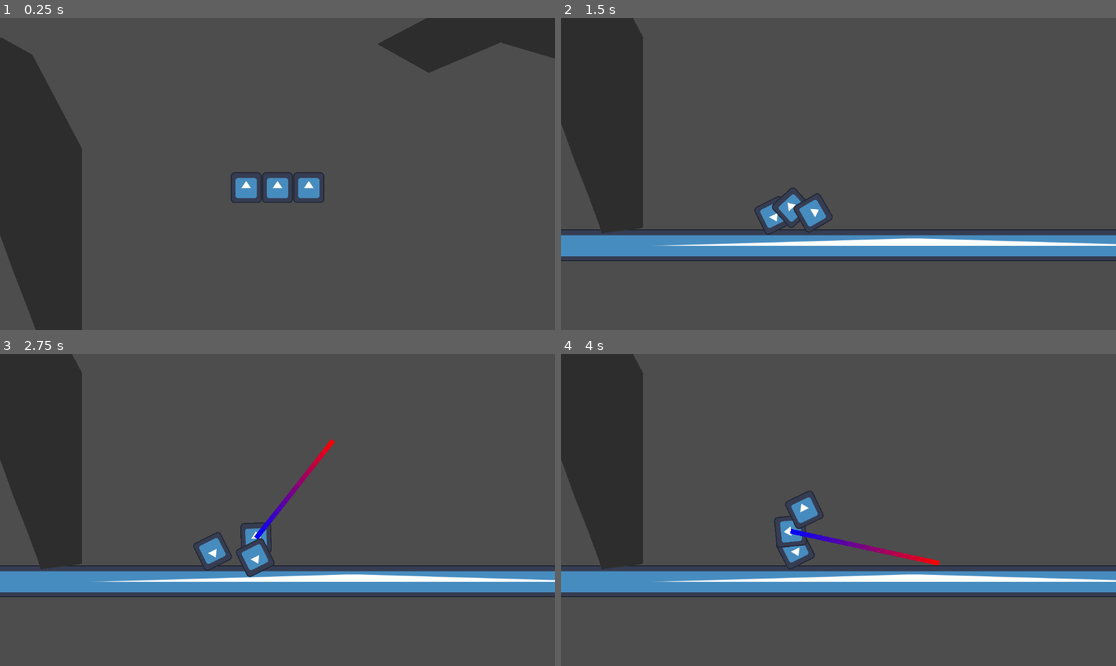
Above: before the commit, frames 1-4 (two rows, left to right).
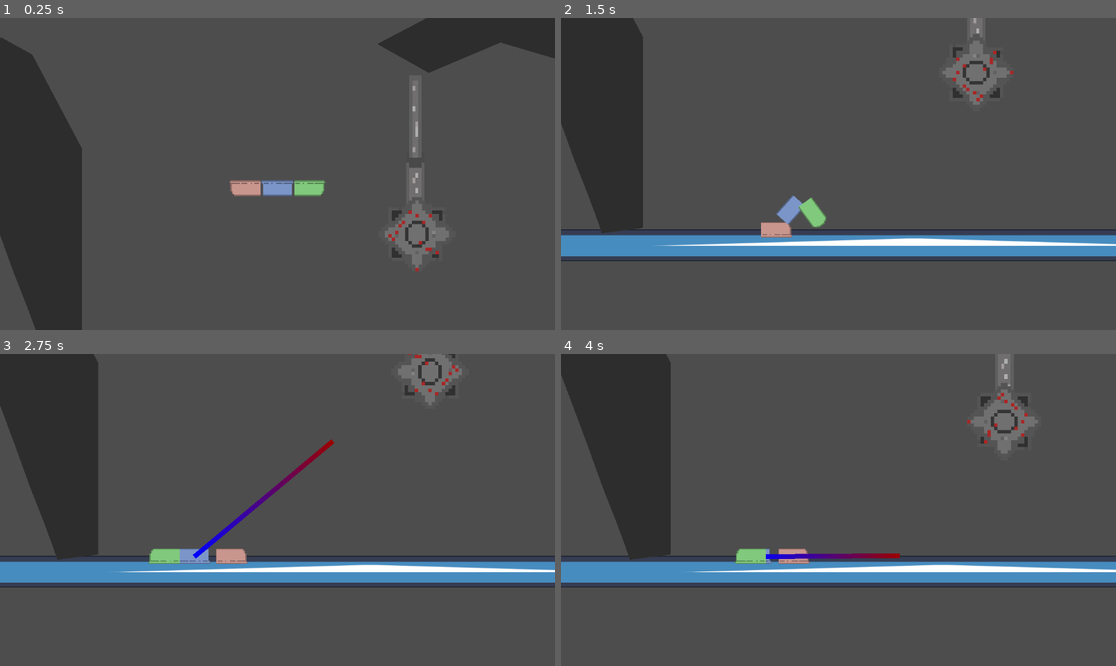
Above: after the commit, the same moments.

Repository: sudo-m3z1m/MarmaladeSurvivor
Game: Godot game, scene res://prefabs/test_scene.tscn
The game is run twice, just before and just after one commit, with the same random seed, the same clock (stepped at 60 frames per second) and the same inputs. The engine's default icon, where the game draws it, is replaced by a stand-in: a white triangle on a blue panel in a dark square. Sound files missing from this copy of the repository are replaced by a short silence.
Inputs (mouse positions are in pixels of both pictures, inside the frame that each line leads up to):
- Up to frame 1 (0.25 s): no input
- Up to frame 2 (1.5 s): move the mouse to (960, 158) at 0.52 s; press the mouse at (960, 158) at 0.53 s; hold D (Right) 0.53-1.28 s; move the mouse to (727, 189) at 1.27 s; release the mouse at (727, 189) at 1.28 s; hold A (Left) from 1.28 s (still down); click (727, 189) at 1.35 s
- Up to frame 3 (2.75 s): move the mouse to (333, 441) at 2.02 s; release A (Left) at 2.03 s; press the mouse at (333, 441) at 2.03 s; hold D (Right) from 2.03 s (still down)
- Up to frame 4 (4 s): move the mouse to (810, 572) at 2.77 s; release the mouse at (810, 572) at 2.78 s; click (810, 572) at 2.85 s; move the mouse to (1005, 556) at 3.52 s; release D (Right) at 3.53 s; press the mouse at (1005, 556) at 3.53 s; hold A (Left) from 3.53 s (still down)

The runs differ from the first frame. In frame 1, 2.9% of the frame differs, in the area x 41-81%, y 20-82%; in frame 2, 2.4%; in frame 3, 15%; in frame 4, 17%, in the area x 0-100%, y 0-78%.

Commit message:
Added marmalade segments state machine, added control of player. Added circular saw and added some sounds.

Diff:
--- /dev/null
+++ b/default_bus_layout.tres
@@ -0,0 +1,15 @@
+[gd_resource type="AudioBusLayout" format=3 uid="uid://c0oql8wxgxxln"]
+
+[resource]
+bus/1/name = &"SFX"
+bus/1/solo = false
+bus/1/mute = false
+bus/1/bypass_fx = false
+bus/1/volume_db = 0.0
+bus/1/send = &"Master"
+bus/2/name = &"Music"
+bus/2/solo = false
+bus/2/mute = false
+bus/2/bypass_fx = false
+bus/2/volume_db = 0.0
+bus/2/send = &"Master"
--- a/prefabs/SegmentsStates/falling.gd
+++ b/prefabs/SegmentsStates/falling.gd
@@ -8,11 +8,13 @@
 	target.freeze = false
 	raycasts_array = target.raycasts_array
 
+	target.audio_player.play()
 	target.set_raycasts_enabled(false)
 	target.raycast_timer.start()
 
 func _update(delta: float) -> void:
 	for raycast in raycasts_array:
 		if raycast.is_colliding():
-			target.rotation = raycast.get_collision_normal().angle() - 90
+			target.rotation = raycast.get_collision_normal().angle() - PI/2
 			target.segments_state_machine.change_state(target.segments_state_machine.STATES.IDLE)
+			target.global_position = raycast.get_collision_point()
--- a/prefabs/SegmentsStates/idle.gd
+++ b/prefabs/SegmentsStates/idle.gd
@@ -4,6 +4,7 @@
 	animation = "Idle"
 	target_sprite.animation = animation
 	target.freeze = true
+	target.audio_player.play()
 
 func _update(delta: float) -> void:
 	return
--- a/prefabs/marmelade_segment.gd
+++ b/prefabs/marmelade_segment.gd
@@ -2,9 +2,15 @@
 
 class_name MarmeladeSegment
 
+@export_color_no_alpha var marmelade_color: Color
+
 @onready var raycasts_array: Array[RayCast2D] = [$RayCast, $RayCast2]
 @onready var segments_state_machine: SegmentStateMachine = $StateMachine
 @onready var raycast_timer: Timer = $RaycastTimer
+@onready var audio_player: AudioStreamPlayer = $AudioStreamPlayer
+
+func _ready() -> void:
+	modulate = marmelade_color
 
 func raycast_timer_timeout() -> void:
 	set_raycasts_enabled(true)
--- a/prefabs/marmelade_segment.tscn
+++ b/prefabs/marmelade_segment.tscn
@@ -1,40 +1,52 @@
-[gd_scene load_steps=6 format=3 uid="uid://d3mb57w65turn"]
+[gd_scene load_steps=13 format=3 uid="uid://d3mb57w65turn"]
 
 [ext_resource type="Script" path="res://prefabs/marmelade_segment.gd" id="1_dwth4"]
-[ext_resource type="Texture2D" uid="uid://djajhv1xyo0ym" path="res://icon.svg" id="1_gi6m4"]
+[ext_resource type="AudioStream" uid="uid://dxkvgmrtqxjhe" path="res://audio/cartoon-splat-6086.mp3" id="3_7s8gy"]
 [ext_resource type="Script" path="res://prefabs/SegmentsStates/segment_state_machine.gd" id="3_f17m7"]
-
-[sub_resource type="SpriteFrames" id="SpriteFrames_krc6k"]
-animations = [{
-"frames": [{
-"duration": 1.0,
-"texture": ExtResource("1_gi6m4")
-}],
-"loop": true,
-"name": &"Falling",
-"speed": 5.0
-}, {
-"frames": [{
-"duration": 1.0,
-"texture": ExtResource("1_gi6m4")
-}],
-"loop": true,
-"name": &"Idle",
-"speed": 5.0
-}]
+[ext_resource type="AudioStream" uid="uid://bgxvemepjqwup" path="res://audio/slimejump-6913.mp3" id="4_dsmfp"]
+[ext_resource type="AudioStream" uid="uid://cn1ecmau3n0xt" path="res://audio/slimejump.mp3" id="5_a2gf7"]
+[ext_resource type="AudioStream" uid="uid://dufohiw86x6uo" path="res://audio/slime_five.wav" id="6_pljxd"]
+[ext_resource type="AudioStream" uid="uid://dv0sxgyu0ad10" path="res://audio/slime_four.wav" id="7_5woqi"]
+[ext_resource type="AudioStream" uid="uid://51nw7musnh5n" path="res://audio/slime_one.wav" id="8_ftle0"]
+[ext_resource type="AudioStream" uid="uid://sadrigjmyviy" path="res://audio/slime_three.wav" id="9_f88ks"]
+[ext_resource type="AudioStream" uid="uid://dpkh0n6isye1j" path="res://audio/slime_two.wav" id="10_jp7lr"]
 
 [sub_resource type="CircleShape2D" id="CircleShape2D_cbexq"]
 radius = 40.4475
+
+[sub_resource type="AudioStreamRandomizer" id="AudioStreamRandomizer_1kplh"]
+playback_mode = 1
+random_pitch = 1.1
+random_volume_offset_db = 2.0
+streams_count = 8
+stream_0/stream = ExtResource("3_7s8gy")
+stream_0/weight = 1.0
+stream_1/stream = ExtResource("4_dsmfp")
+stream_1/weight = 1.0
+stream_2/stream = ExtResource("5_a2gf7")
+stream_2/weight = 1.0
+stream_3/stream = ExtResource("6_pljxd")
+stream_3/weight = 1.0
+stream_4/stream = ExtResource("7_5woqi")
+stream_4/weight = 1.0
+stream_5/stream = ExtResource("8_ftle0")
+stream_5/weight = 1.0
+stream_6/stream = ExtResource("9_f88ks")
+stream_6/weight = 1.0
+stream_7/stream = ExtResource("10_jp7lr")
+stream_7/weight = 1.0
 
 [node name="MarmeladeSegment" type="RigidBody2D"]
 max_contacts_reported = 5
 contact_monitor = true
 script = ExtResource("1_dwth4")
+marmelade_color = Color(1, 1, 1, 1)
 
 [node name="Sprite2D" type="AnimatedSprite2D" parent="."]
+texture_filter = 1
 scale = Vector2(0.5, 0.5)
-sprite_frames = SubResource("SpriteFrames_krc6k")
-animation = &"Idle"
+animation = &""
+flip_v = true
 
 [node name="CollisionShape2D" type="CollisionShape2D" parent="."]
 rotation = 1.5708
@@ -62,4 +74,8 @@
 [node name="RaycastTimer" type="Timer" parent="."]
 wait_time = 0.1
 
+[node name="AudioStreamPlayer" type="AudioStreamPlayer" parent="."]
+stream = SubResource("AudioStreamRandomizer_1kplh")
+bus = &"SFX"
+
 [connection signal="timeout" from="RaycastTimer" to="." method="raycast_timer_timeout"]
--- a/prefabs/playable_segment.tscn
+++ b/prefabs/playable_segment.tscn
@@ -1,7 +1,28 @@
-[gd_scene load_steps=4 format=3 uid="uid://f13bdx3k4gmk"]
+[gd_scene load_steps=7 format=3 uid="uid://f13bdx3k4gmk"]
 
 [ext_resource type="PackedScene" uid="uid://d3mb57w65turn" path="res://prefabs/marmelade_segment.tscn" id="1_1khgk"]
 [ext_resource type="Script" path="res://prefabs/player.gd" id="2_q53dr"]
+[ext_resource type="Texture2D" uid="uid://tcgxs1hfyty3" path="res://sprites/middle_part_falling.png" id="3_7141e"]
+[ext_resource type="Texture2D" uid="uid://cuxsjmakosa5e" path="res://sprites/middle_part_idle.png" id="4_1mphg"]
+
+[sub_resource type="SpriteFrames" id="SpriteFrames_ctda2"]
+animations = [{
+"frames": [{
+"duration": 1.0,
+"texture": ExtResource("3_7141e")
+}],
+"loop": true,
+"name": &"Falling",
+"speed": 5.0
+}, {
+"frames": [{
+"duration": 1.0,
+"texture": ExtResource("4_1mphg")
+}],
+"loop": true,
+"name": &"Idle",
+"speed": 5.0
+}]
 
 [sub_resource type="Gradient" id="Gradient_6cx58"]
 offsets = PackedFloat32Array(0, 0.513333, 1)
@@ -13,6 +34,11 @@
 default_force = 350.0
 rotate_force = 100000.0
 joint_segments = []
+
+[node name="Sprite2D" parent="." index="0"]
+scale = Vector2(2.5, 2.5)
+sprite_frames = SubResource("SpriteFrames_ctda2")
+animation = &"Idle"
 
 [node name="Camera2D" type="Camera2D" parent="." index="5"]
 drag_horizontal_enabled = true
--- a/prefabs/player.tscn
+++ b/prefabs/player.tscn
@@ -1,12 +1,59 @@
-[gd_scene load_steps=3 format=3 uid="uid://qjapx530ut32"]
+[gd_scene load_steps=7 format=3 uid="uid://qjapx530ut32"]
 
 [ext_resource type="PackedScene" uid="uid://d3mb57w65turn" path="res://prefabs/marmelade_segment.tscn" id="1_3id8p"]
 [ext_resource type="PackedScene" uid="uid://f13bdx3k4gmk" path="res://prefabs/playable_segment.tscn" id="2_ijetc"]
+[ext_resource type="Texture2D" uid="uid://bji7h7fqu4gri" path="res://sprites/final_part_falling.png" id="3_fk4nw"]
+[ext_resource type="Texture2D" uid="uid://d0bdoeoi45ajl" path="res://sprites/final_part_idle.png" id="4_kir4l"]
+
+[sub_resource type="SpriteFrames" id="SpriteFrames_w7hme"]
+animations = [{
+"frames": [{
+"duration": 1.0,
+"texture": ExtResource("3_fk4nw")
+}],
+"loop": true,
+"name": &"Falling",
+"speed": 5.0
+}, {
+"frames": [{
+"duration": 1.0,
+"texture": ExtResource("4_kir4l")
+}],
+"loop": true,
+"name": &"Idle",
+"speed": 5.0
+}]
+
+[sub_resource type="SpriteFrames" id="SpriteFrames_a2xqn"]
+animations = [{
+"frames": [{
+"duration": 1.0,
+"texture": ExtResource("3_fk4nw")
+}],
+"loop": true,
+"name": &"Falling",
+"speed": 5.0
+}, {
+"frames": [{
+"duration": 1.0,
+"texture": ExtResource("4_kir4l")
+}],
+"loop": true,
+"name": &"Idle",
+"speed": 5.0
+}]
 
 [node name="Player" type="Node2D"]
 
 [node name="MarmeladeSegment2" parent="." instance=ExtResource("1_3id8p")]
 position = Vector2(-65, 0)
+marmelade_color = Color(1, 0.745098, 0.705882, 1)
+
+[node name="Sprite2D" parent="MarmeladeSegment2" index="0"]
+scale = Vector2(2.5, 2.5)
+sprite_frames = SubResource("SpriteFrames_w7hme")
+animation = &"Idle"
+flip_h = true
 
 [node name="PinJoint2D2" parent="MarmeladeSegment2" index="2"]
 node_a = NodePath("../../PlayebleSegment")
@@ -16,15 +63,27 @@
 max_contacts_reported = 0
 contact_monitor = false
 joint_segments = [NodePath("../MarmeladeSegment2"), NodePath("."), NodePath("../MarmeladeSegment")]
+marmelade_color = Color(0.611765, 0.741176, 1, 1)
 
 [node name="PinJoint2D2" parent="PlayebleSegment" index="2"]
 node_a = NodePath("..")
 node_b = NodePath("../../MarmeladeSegment")
 
+[node name="AudioStreamPlayer" parent="PlayebleSegment" index="9"]
+stream = null
+bus = &"Master"
+
 [node name="MarmeladeSegment" parent="." instance=ExtResource("1_3id8p")]
 position = Vector2(65, 0)
+marmelade_color = Color(0.643137, 1, 0.615686, 1)
+
+[node name="Sprite2D" parent="MarmeladeSegment" index="0"]
+scale = Vector2(2.5, 2.5)
+sprite_frames = SubResource("SpriteFrames_a2xqn")
+animation = &"Idle"
 
 [connection signal="body_entered" from="PlayebleSegment" to="PlayebleSegment" method="wall_entered"]
 
 [editable path="MarmeladeSegment2"]
 [editable path="PlayebleSegment"]
+[editable path="MarmeladeSegment"]
--- /dev/null
+++ b/prefabs/saw.gd
@@ -0,0 +1,23 @@
+extends Node2D
+
+@export var recoil_force_amount: float
+
+@onready var hit_area: Area2D = $HitArea
+@onready var saw_sprite: Sprite2D = $Sprite2D
+@onready var audio_player: AudioStreamPlayer2D = $AudioStreamPlayer
+
+func _ready() -> void:
+	hit_area.body_entered.connect(_on_player_colided)
+
+func _process(delta):
+	saw_sprite.rotation = lerp(saw_sprite.rotation, saw_sprite.rotation + PI/2, 0.2)
+
+func _on_player_colided(body: Node2D) -> void:
+	var direction_to_body: Vector2
+	if body is MarmeladeSegment:
+		direction_to_body = global_position.direction_to(body.global_position)
+		body.apply_central_force(direction_to_body * recoil_force_amount)
+
+
+func _on_audio_stream_player_2d_finished() -> void:
+	audio_player.play()
--- /dev/null
+++ b/prefabs/saw.tscn
@@ -0,0 +1,160 @@
+[gd_scene load_steps=14 format=3 uid="uid://bnf4i3v74a4h"]
+
+[ext_resource type="Script" path="res://prefabs/saw.gd" id="1_ylmnc"]
+[ext_resource type="Texture2D" uid="uid://dw11he1lh17b2" path="res://sprites/Piston.png" id="2_ehxdj"]
+[ext_resource type="Texture2D" uid="uid://ctjviq1h70qcn" path="res://sprites/saw.png" id="2_s03vp"]
+[ext_resource type="AudioStream" uid="uid://e0m56ii3l0pg" path="res://audio/circular-saw-three.wav" id="4_8t84f"]
+[ext_resource type="AudioStream" uid="uid://st38vfl7qayq" path="res://audio/circular-saw.wav" id="4_ylv1d"]
+[ext_resource type="AudioStream" uid="uid://qadwdddjlygu" path="res://audio/circular-saw_two.wav" id="6_fa75k"]
+
+[sub_resource type="AtlasTexture" id="AtlasTexture_im3lv"]
+atlas = ExtResource("2_ehxdj")
+region = Rect2(0, 0, 32, 32)
+
+[sub_resource type="SpriteFrames" id="SpriteFrames_yfq1e"]
+animations = [{
+"frames": [{
+"duration": 1.0,
+"texture": SubResource("AtlasTexture_im3lv")
+}],
+"loop": true,
+"name": &"default",
+"speed": 2.0
+}]
+
+[sub_resource type="CircleShape2D" id="CircleShape2D_ver6b"]
+radius = 60.0083
+
+[sub_resource type="Animation" id="Animation_iyy13"]
+resource_name = "Attack"
+length = 5.0
+loop_mode = 1
+tracks/0/type = "value"
+tracks/0/imported = false
+tracks/0/enabled = true
+tracks/0/path = NodePath("AnimatedSprite2D:position")
+tracks/0/interp = 1
+tracks/0/loop_wrap = true
+tracks/0/keys = {
+"times": PackedFloat32Array(0, 2.5, 5),
+"transitions": PackedFloat32Array(1, 1, 1),
+"update": 0,
+"values": [Vector2(0, -170), Vector2(0, -370), Vector2(0, -170)]
+}
+tracks/1/type = "value"
+tracks/1/imported = false
+tracks/1/enabled = true
+tracks/1/path = NodePath("Sprite2D:position")
+tracks/1/interp = 1
+tracks/1/loop_wrap = true
+tracks/1/keys = {
+"times": PackedFloat32Array(0, 2.5, 5),
+"transitions": PackedFloat32Array(1, 1, 1),
+"update": 0,
+"values": [Vector2(0, 0), Vector2(0, -200), Vector2(0, 0)]
+}
+tracks/2/type = "value"
+tracks/2/imported = false
+tracks/2/enabled = true
+tracks/2/path = NodePath("HitArea:position")
+tracks/2/interp = 1
+tracks/2/loop_wrap = true
+tracks/2/keys = {
+"times": PackedFloat32Array(0, 2.5, 5),
+"transitions": PackedFloat32Array(1, 1, 1),
+"update": 0,
+"values": [Vector2(0, 0), Vector2(0, -200), Vector2(0, 0)]
+}
+
+[sub_resource type="Animation" id="Animation_0ue22"]
+length = 0.001
+tracks/0/type = "value"
+tracks/0/imported = false
+tracks/0/enabled = true
+tracks/0/path = NodePath("AnimatedSprite2D:position")
+tracks/0/interp = 1
+tracks/0/loop_wrap = true
+tracks/0/keys = {
+"times": PackedFloat32Array(0),
+"transitions": PackedFloat32Array(1),
+"update": 0,
+"values": [Vector2(0, -170)]
+}
+tracks/1/type = "value"
+tracks/1/imported = false
+tracks/1/enabled = true
+tracks/1/path = NodePath("Sprite2D:position")
+tracks/1/interp = 1
+tracks/1/loop_wrap = true
+tracks/1/keys = {
+"times": PackedFloat32Array(0),
+"transitions": PackedFloat32Array(1),
+"update": 0,
+"values": [Vector2(0, 0)]
+}
+tracks/2/type = "value"
+tracks/2/imported = false
+tracks/2/enabled = true
+tracks/2/path = NodePath("HitArea:position")
+tracks/2/interp = 1
+tracks/2/loop_wrap = true
+tracks/2/keys = {
+"times": PackedFloat32Array(0),
+"transitions": PackedFloat32Array(1),
+"update": 0,
+"values": [Vector2(0, 0)]
+}
+
+[sub_resource type="AnimationLibrary" id="AnimationLibrary_5uu70"]
+_data = {
+"Attack": SubResource("Animation_iyy13"),
+"RESET": SubResource("Animation_0ue22")
+}
+
+[sub_resource type="AudioStreamRandomizer" id="AudioStreamRandomizer_qlbus"]
+playback_mode = 1
+random_pitch = 1.1
+random_volume_offset_db = 2.0
+streams_count = 3
+stream_0/stream = ExtResource("4_8t84f")
+stream_0/weight = 1.0
+stream_1/stream = ExtResource("4_ylv1d")
+stream_1/weight = 1.0
+stream_2/stream = ExtResource("6_fa75k")
+stream_2/weight = 1.0
+
+[node name="Saw" type="Node2D"]
+script = ExtResource("1_ylmnc")
+recoil_force_amount = 150000.0
+
+[node name="AnimatedSprite2D" type="AnimatedSprite2D" parent="."]
+texture_filter = 1
+position = Vector2(0, -170)
+scale = Vector2(6.48438, 10.6406)
+sprite_frames = SubResource("SpriteFrames_yfq1e")
+autoplay = "default"
+frame_progress = 0.980085
+
+[node name="Sprite2D" type="Sprite2D" parent="."]
+texture_filter = 1
+scale = Vector2(7, 7)
+texture = ExtResource("2_s03vp")
+
+[node name="HitArea" type="Area2D" parent="."]
+
+[node name="CollisionShape2D" type="CollisionShape2D" parent="HitArea"]
+shape = SubResource("CircleShape2D_ver6b")
+
+[node name="AnimationPlayer" type="AnimationPlayer" parent="."]
+libraries = {
+"": SubResource("AnimationLibrary_5uu70")
+}
+autoplay = "Attack"
+
+[node name="AudioStreamPlayer" type="AudioStreamPlayer2D" parent="."]
+stream = SubResource("AudioStreamRandomizer_qlbus")
+autoplay = true
+max_distance = 400.0
+bus = &"SFX"
+
+[connection signal="finished" from="AudioStreamPlayer" to="." method="_on_audio_stream_player_2d_finished"]
--- a/prefabs/test_scene.tscn
+++ b/prefabs/test_scene.tscn
@@ -1,7 +1,8 @@
-[gd_scene load_steps=4 format=3 uid="uid://b2xhvekqypdnn"]
+[gd_scene load_steps=5 format=3 uid="uid://b2xhvekqypdnn"]
 
 [ext_resource type="PackedScene" uid="uid://qjapx530ut32" path="res://prefabs/player.tscn" id="1_5iaxd"]
 [ext_resource type="Texture2D" uid="uid://djajhv1xyo0ym" path="res://icon.svg" id="1_rl1al"]
+[ext_resource type="PackedScene" uid="uid://bnf4i3v74a4h" path="res://prefabs/saw.tscn" id="3_qvomg"]
 
 [sub_resource type="WorldBoundaryShape2D" id="WorldBoundaryShape2D_vdjss"]
 
@@ -19,8 +20,6 @@
 position = Vector2(0, 31)
 scale = Vector2(26.7813, 0.515625)
 texture = ExtResource("1_rl1al")
-
-[node name="Player" parent="." instance=ExtResource("1_5iaxd")]
 
 [node name="StaticBody2D2" type="StaticBody2D" parent="."]
 position = Vector2(-470, 1)
@@ -45,3 +44,8 @@
 
 [node name="CollisionPolygon2D" type="CollisionPolygon2D" parent="StaticBody2D3"]
 polygon = PackedVector2Array(207, 352, 198, -75, 51, -234, -98, -278, -247, -215, -354, -275, -226, -342, -59, -338, 160, -318, 341, -225, 385, -53, 376, 112, 374, 175, 365, 308, 368, 371)
+
+[node name="Player" parent="." instance=ExtResource("1_5iaxd")]
+
+[node name="Saw" parent="." instance=ExtResource("3_qvomg")]
+position = Vector2(286, 145)
Not shown, added: audio/cartoon-splat-6086.mp3.import
Not shown, added: audio/circular-saw-three.wav.import
Not shown, added: audio/circular-saw.wav.import
Not shown, added: audio/circular-saw_two.wav.import
Not shown, added: audio/slime_five.wav.import
Not shown, added: audio/slime_four.wav.import
Not shown, added: audio/slime_one.wav.import
Not shown, added: audio/slime_three.wav.import
Not shown, added: audio/slime_two.wav.import
Not shown, added: audio/slimejump-6913.mp3.import
Not shown, added: audio/slimejump.mp3.import
Binary file added: sprites/Piston.png
(and 23 more such lines)
